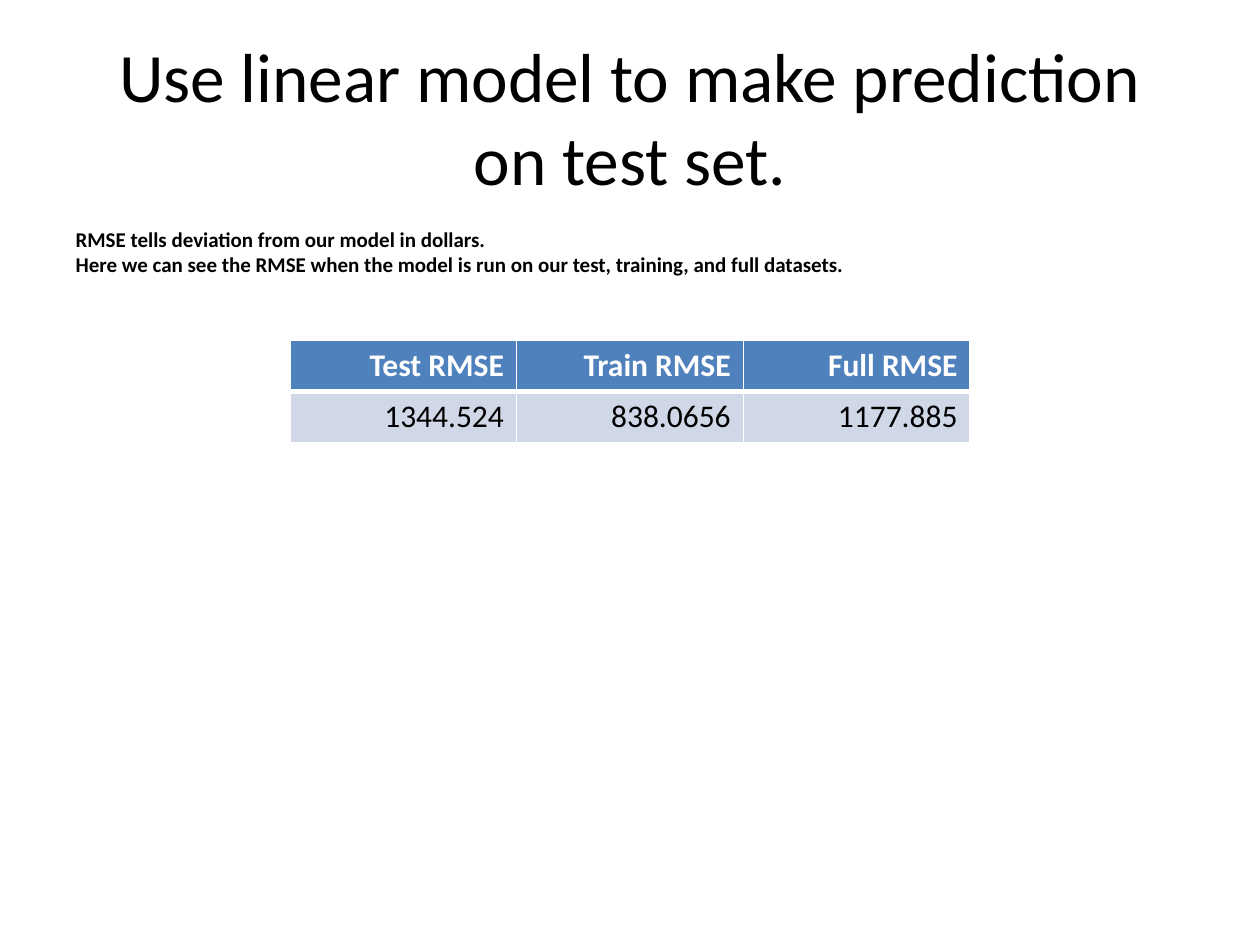
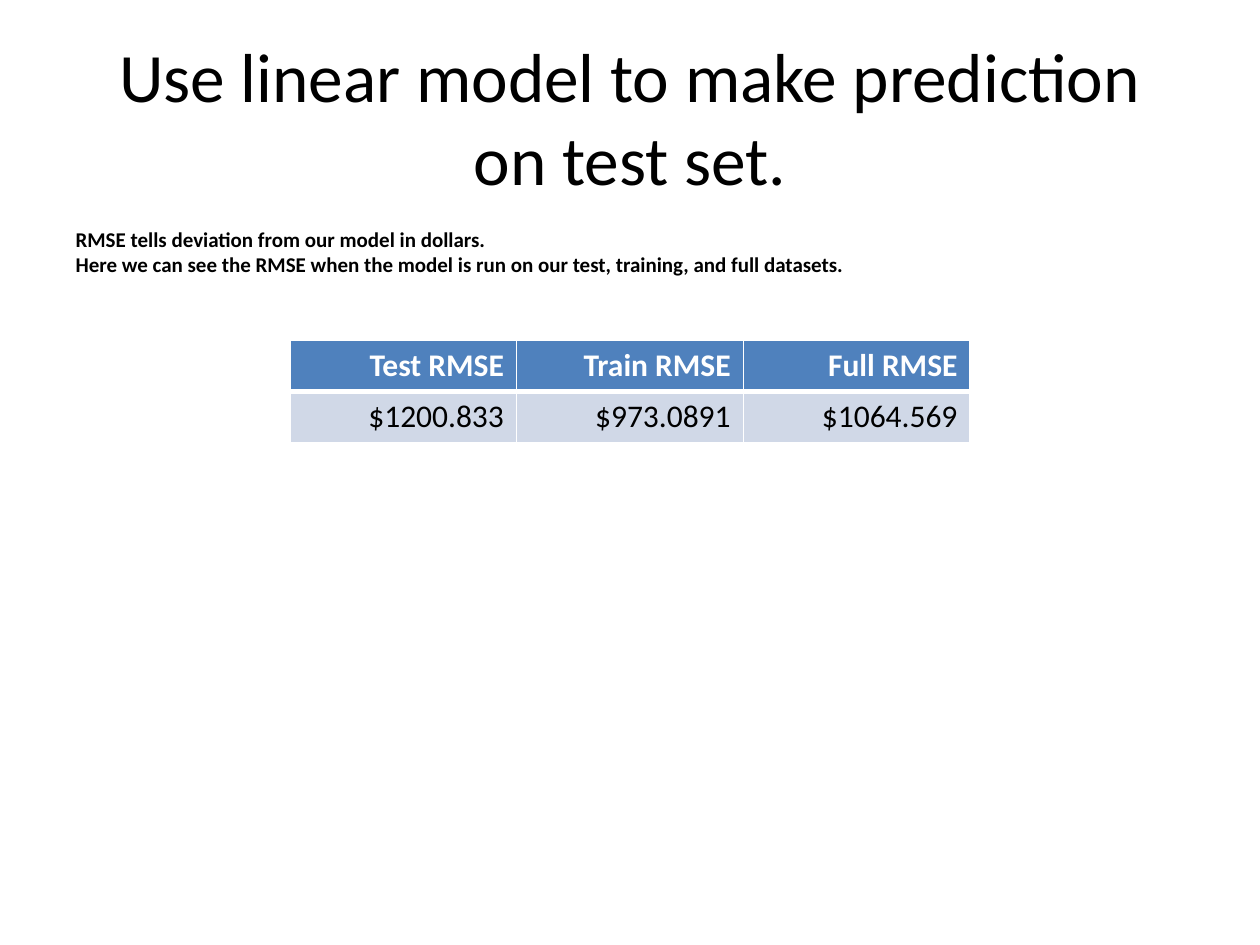
Before and after one commit to msherga/CaseStudy2DDS, a slide deck: slide 5 of Slides/casestudy2ppt.pptx (slide 10 before the commit). Drawn at 1260x945 pixels with LibreOffice and Linux fonts; fonts in the diff are those of the drawing. Boxes give left, top, right and bottom in pixels: in the first picture for what was removed or moved away, otherwise in the second. Text is boxed around its words. In the diff, an @@ line names an element or a change of style, - is before the commit and + after.

```diff
--- a/Slides/casestudy2ppt.pptx
+++ b/Slides/casestudy2ppt.pptx
@@ table at (x1=290, y1=340, x2=970, y2=441) @@
-row 2: 1344.524 | 838.0656 | 1177.885
+row 2: $1200.833 | $973.0891 | $1064.569
```
Also in this commit, not shown: 6 other slides changed, 3 slides added, 6 slides removed, 14 other files.
